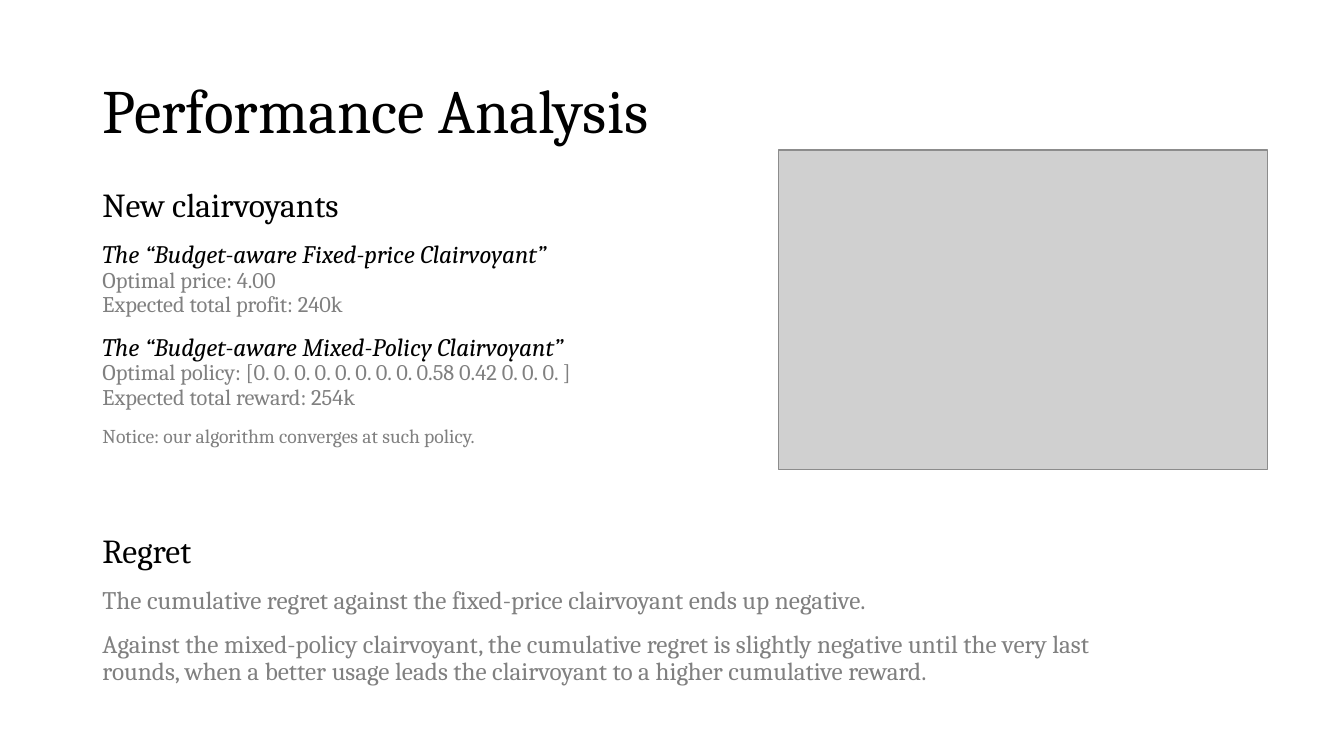
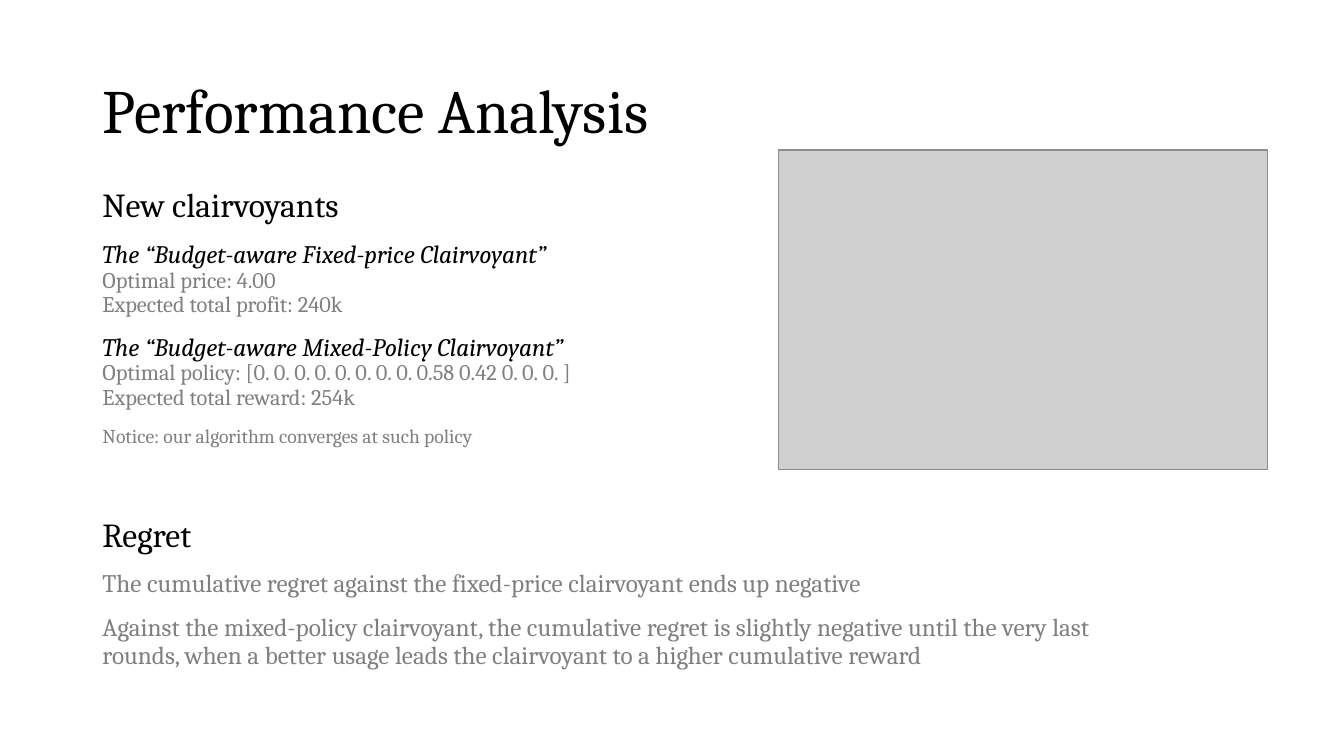
Before and after one commit to peetceenatoo/online-learning, a slide deck: slide 17 of Slides.pptx. Drawn at 1344x756 pixels with LibreOffice and Linux fonts; fonts in the diff are those of the drawing; grey boxes stand for pictures. Boxes give left, top, right and bottom in pixels: in the first picture for what was removed or moved away, otherwise in the second. Text is boxed around its words. In the diff, an @@ line names an element or a change of style, - is before the commit and + after.

```diff
--- a/Slides.pptx
+++ b/Slides.pptx
@@ text at [102, 429, 472, 447]: text changed @@
-Notice: our algorithm converges at such policy.
+Notice: our algorithm converges at such policy
@@ text "Regret": place and size @@
-text "Regret" at [102, 540, 1089, 686]
+text "Regret" at [102, 524, 1089, 670]
@@ text at [102, 574, 1089, 670]: text changed @@
-The cumulative regret against the fixed-price clairvoyant ends up negative.
-Against the mixed-policy clairvoyant, the cumulative regret is slightly negative until the very last rounds, when a better usage leads the clairvoyant to a higher cumulative reward.
+The cumulative regret against the fixed-price clairvoyant ends up negative
+Against the mixed-policy clairvoyant, the cumulative regret is slightly negative until the very last rounds, when a better usage leads the clairvoyant to a higher cumulative reward
```
Also in this commit, not shown: 8 other slides changed, 8 slides added, 1 other file.
